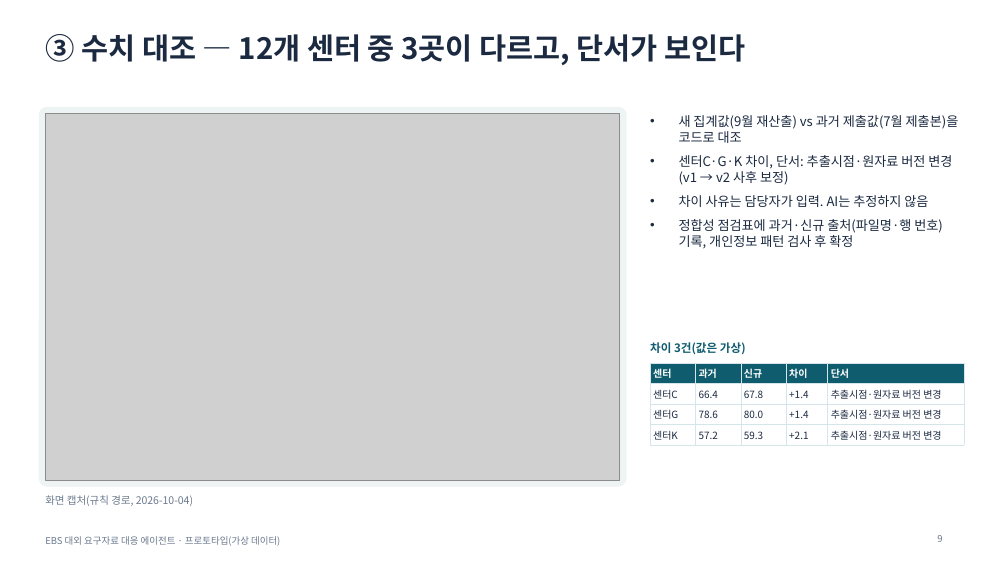
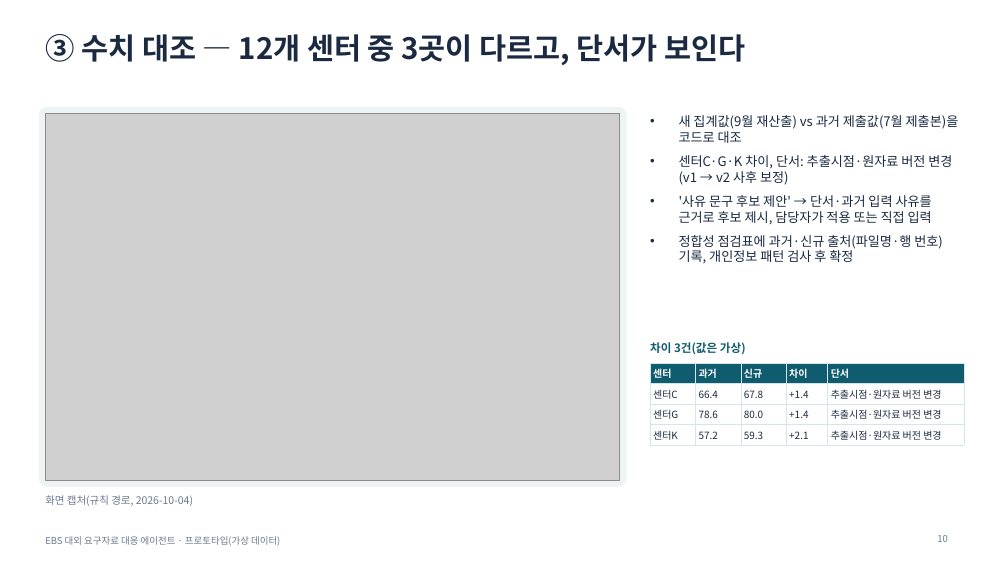
Before and after one commit to lts134/ebsjajucenter, a slide deck: slide 10 of app/docs/발표자료_EBS_요구자료대응에이전트.pptx (slide 9 before the commit). Drawn at 1008x567 pixels with LibreOffice and Linux fonts; fonts in the diff are those of the drawing; grey boxes stand for pictures. Boxes give left, top, right and bottom in pixels: in the first picture for what was removed or moved away, otherwise in the second. Text is boxed around its words. In the diff, an @@ line names an element or a change of style, - is before the commit and + after.

```diff
--- a/app/docs/발표자료_EBS_요구자료대응에이전트.pptx
+++ b/app/docs/발표자료_EBS_요구자료대응에이전트.pptx
@@ text at (679,195,932,224): text changed @@
-• 차이 사유는 담당자가 입력. AI는 추정하지 않음
+• '사유 문구 후보 제안' → 단서·과거 입력 사유를 근거로 후보 제시, 담당자가 적용 또는 직접 입력
@@ page number at (937,535,947,542): text changed @@
-9
+10
```
Also in this commit, not shown: 7 other slides changed, 2 slides added, 40 other files.
